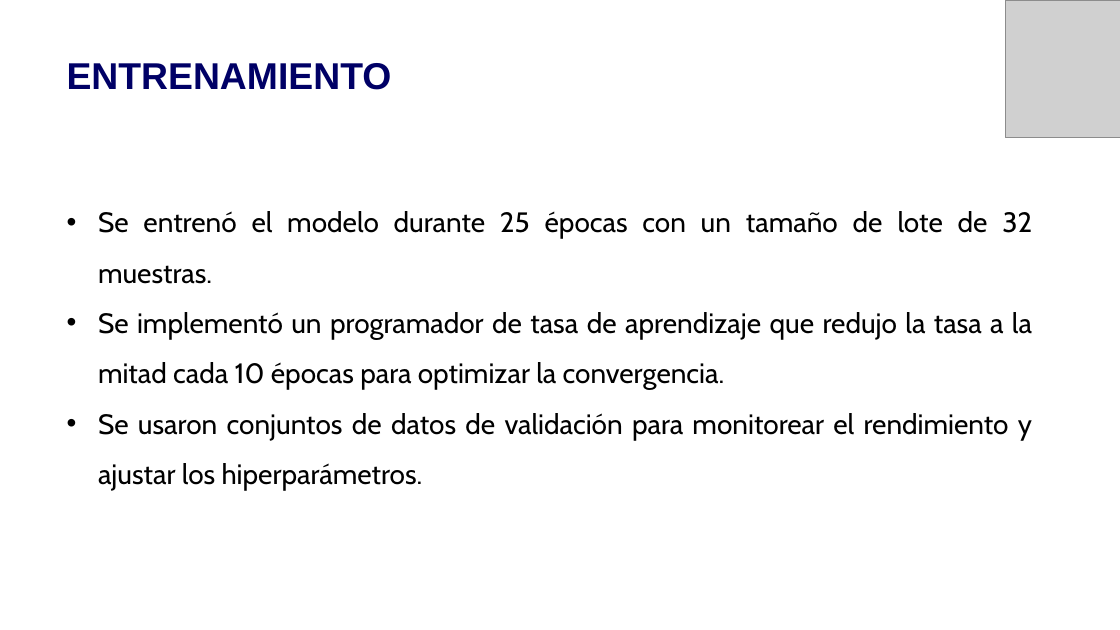
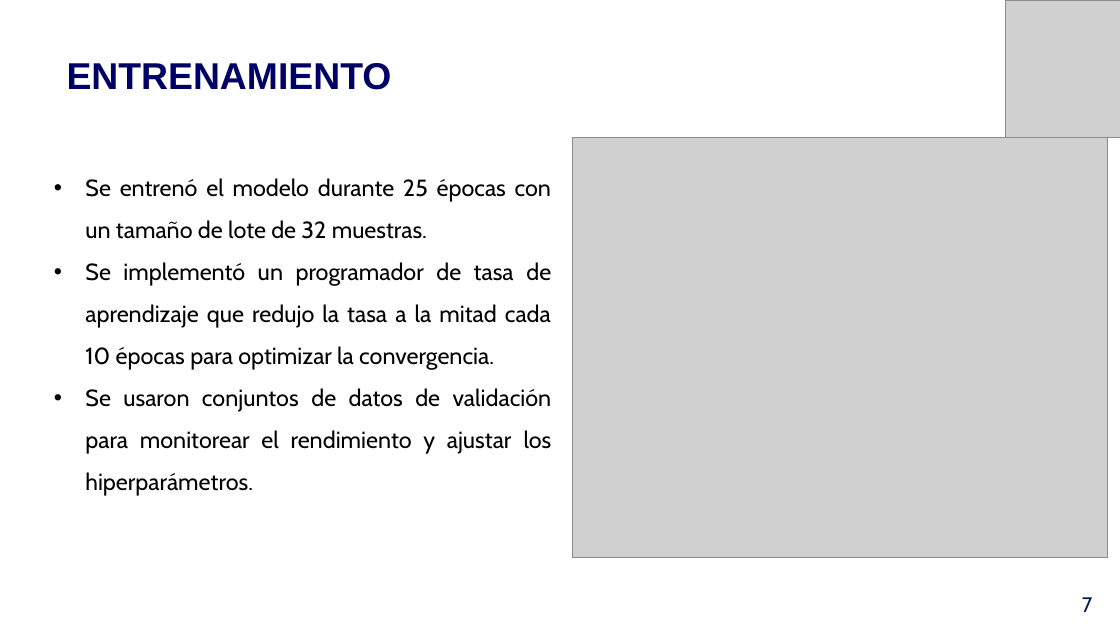
Before and after one commit to DavidGaeta/icd2024, a slide deck: slide 8 of Proyect/Presentación/SUPERCONDUCTORES.pptx (slide 12 before the commit). Drawn at 1120x630 pixels with LibreOffice and Linux fonts; fonts in the diff are those of the drawing; grey boxes stand for pictures; background and template pictures are left out. Boxes give left, top, right and bottom in pixels: in the first picture for what was removed or moved away, otherwise in the second. Text is boxed around its words. In the diff, an @@ line names an element or a change of style, - is before the commit and + after.

```diff
--- a/Proyect/Presentación/SUPERCONDUCTORES.pptx
+++ b/Proyect/Presentación/SUPERCONDUCTORES.pptx
@@ picture added at box(572, 138, 1107, 558) @@
@@ text "Se entrenó el modelo durante ...": place and size @@
-text "Se entrenó el modelo durante ..." at box(98, 211, 1032, 491)
+text "Se entrenó el modelo durante ..." at box(85, 178, 552, 496)
@@ text "Se entrenó el modelo durante ..." at box(85, 178, 552, 496): size 24 to 20 pt @@
@@ text added at box(1082, 597, 1093, 612), 18 pt, text #041A59 @@
+7
```
Also in this commit, not shown: 7 other slides changed, 4 slides added, 7 slides removed.
